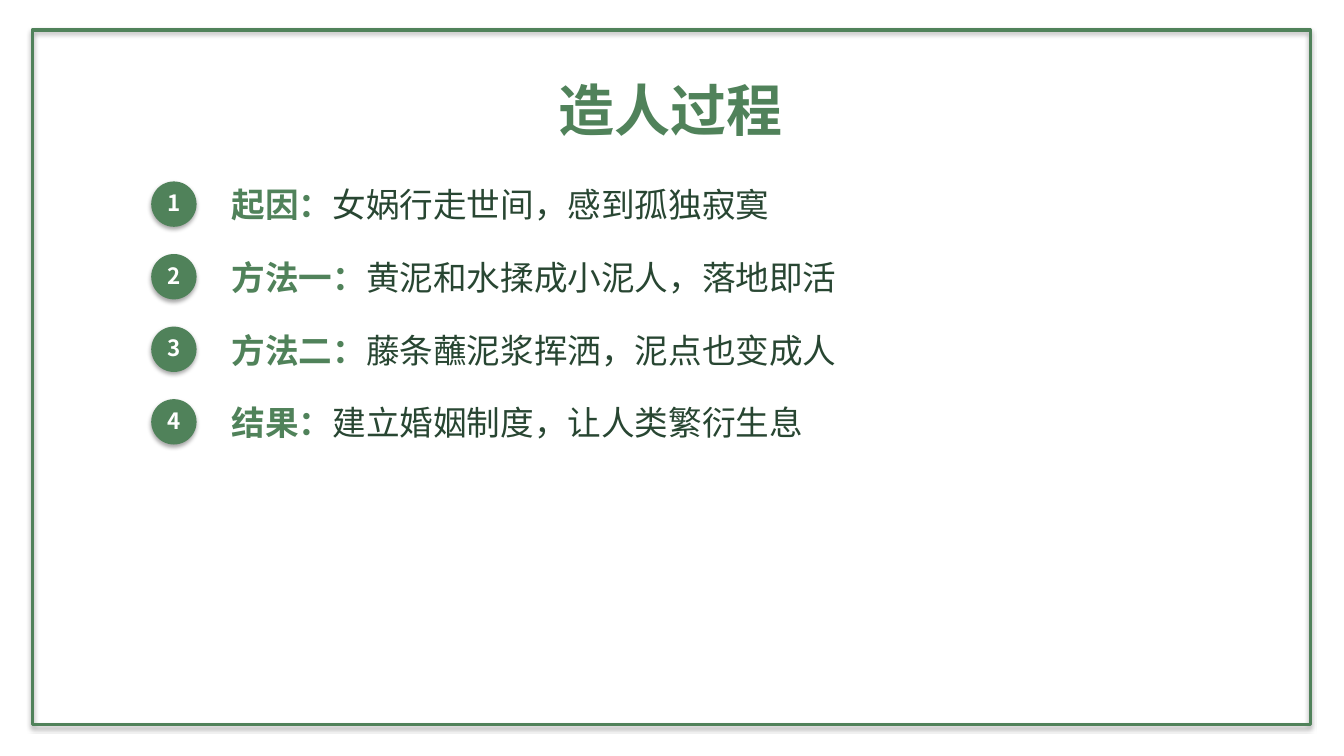
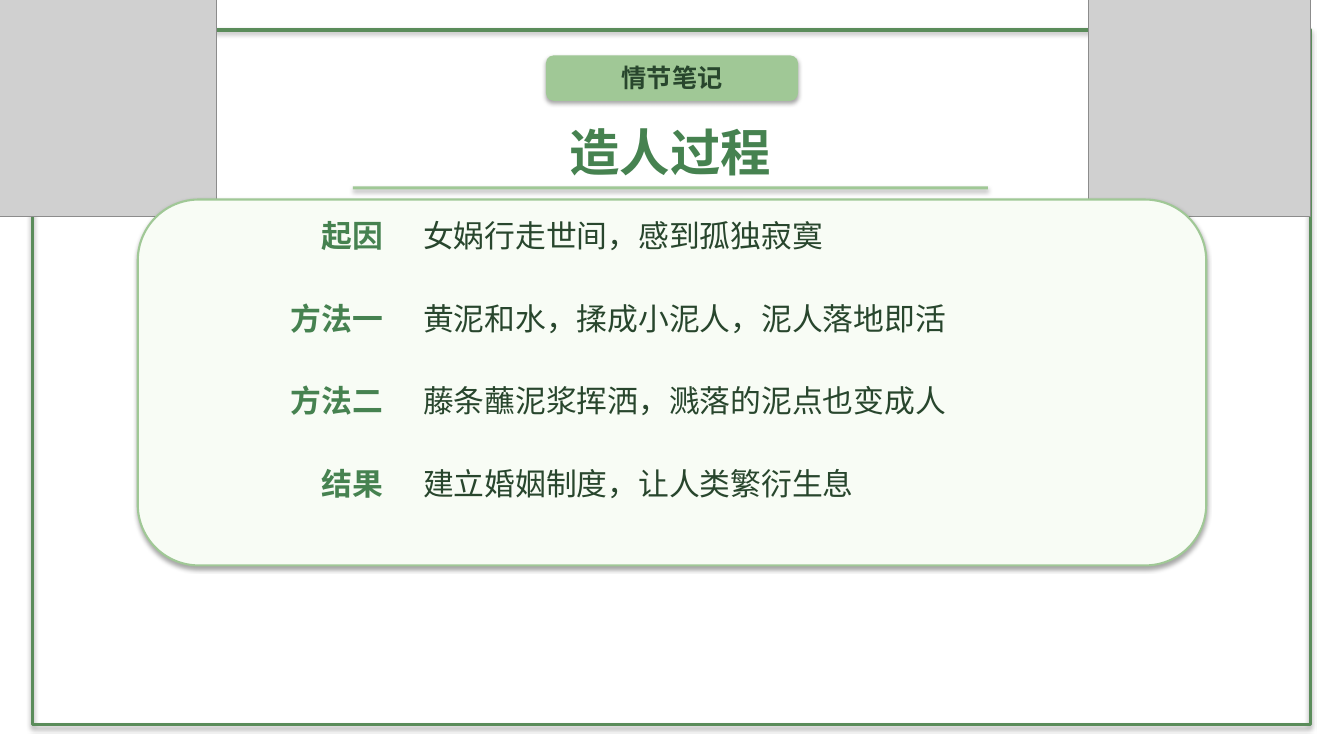
Before and after one commit to decemberlin54-del/declin, a slide deck: slide 3 of unit6-lesson23-nuwa.pptx. Drawn at 1344x756 pixels with LibreOffice and Linux fonts; fonts in the diff are those of the drawing; grey boxes stand for pictures; background and template pictures are left out. Boxes give left, top, right and bottom in pixels: in the first picture for what was removed or moved away, otherwise in the second. Text is boxed around its words. In the diff, an @@ line names an element or a change of style, - is before the commit and + after.

```diff
--- a/unit6-lesson23-nuwa.pptx
+++ b/unit6-lesson23-nuwa.pptx
@@ picture added at [0,0,217,217] @@
@@ picture added at [1089,0,1311,217] @@
@@ rectangle at [32,30,1311,725]: outline #50825A 2.5 pt to #5A8C5A 2.5 pt @@
@@ rounded rectangle added at [546,55,799,101], fill #A0C896 @@
@@ text added at [622,65,723,89], 18 pt, text #28462D, bold @@
+情节笔记
@@ text "造人过程": place and size @@
-text "造人过程" at [558,83,782,136]
+text "造人过程" at [569,128,771,176]
@@ text "造人过程" at [569,128,771,176]: size 40 to 36 pt, text colour #50825A to #468250; more space between paragraphs @@
@@ rounded rectangle added at [138,200,1207,566], fill #F8FCF5, outline #A0C896 1.5 pt @@
@@ ellipse removed at [151,181,197,227] @@
@@ text removed at [167,194,180,211] @@
-1
@@ rectangle added at [353,187,988,190], fill #A0C896 @@
@@ text added at [322,221,384,250], 22 pt, text #468250, bold @@
+起因
@@ text at [423,221,823,250]: text changed; size 24 to 22 pt; text colour #284632 to #28462D @@
-起因：女娲行走世间，感到孤独寂寞
+女娲行走世间，感到孤独寂寞
@@ ellipse removed at [151,254,197,299] @@
@@ text removed at [167,267,180,284] @@
-2
@@ ellipse removed at [151,327,197,372] @@
@@ text added at [291,303,383,333], 22 pt, text #468250, bold @@
+方法一
@@ text at [423,304,946,333]: text changed; size 24 to 22 pt; text colour #284632 to #28462D @@
-方法一：黄泥和水揉成小泥人，落地即活
+黄泥和水，揉成小泥人，泥人落地即活
@@ text removed at [167,339,180,357] @@
-3
@@ text added at [291,385,383,415], 22 pt, text #468250, bold @@
+方法二
@@ text at [423,386,946,415]: text changed; size 24 to 22 pt; text colour #284632 to #28462D @@
-方法二：藤条蘸泥浆挥洒，泥点也变成人
+藤条蘸泥浆挥洒，溅落的泥点也变成人
@@ ellipse removed at [151,399,197,445] @@
@@ text removed at [167,412,180,429] @@
-4
@@ text added at [322,469,384,498], 22 pt, text #468250, bold @@
+结果
@@ text at [423,469,854,498]: text changed; size 24 to 22 pt; text colour #284632 to #28462D @@
-结果：建立婚姻制度，让人类繁衍生息
+建立婚姻制度，让人类繁衍生息
```
Also in this commit, not shown: 4 other slides changed, 3 slides added, 1 slide removed, 10 other files.
